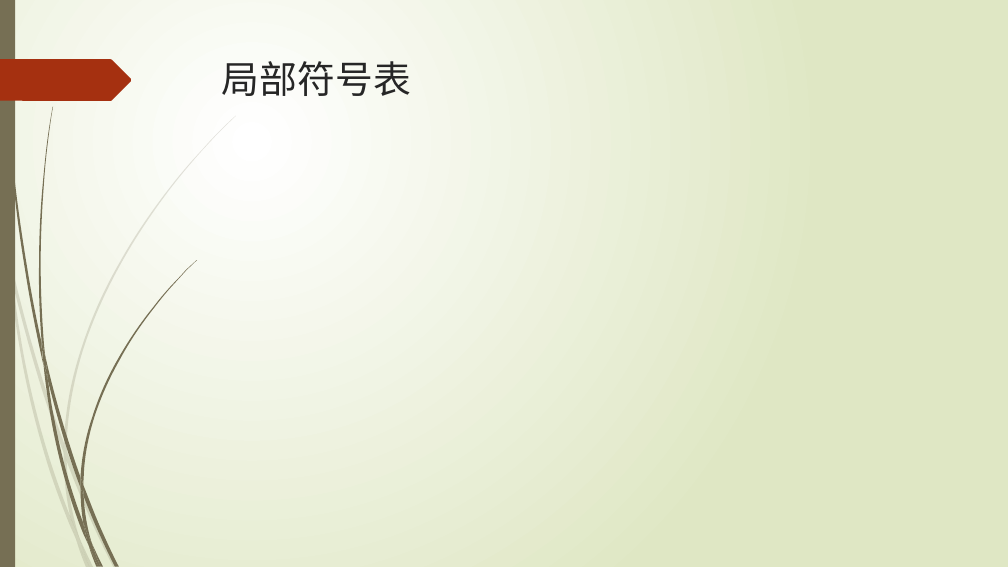
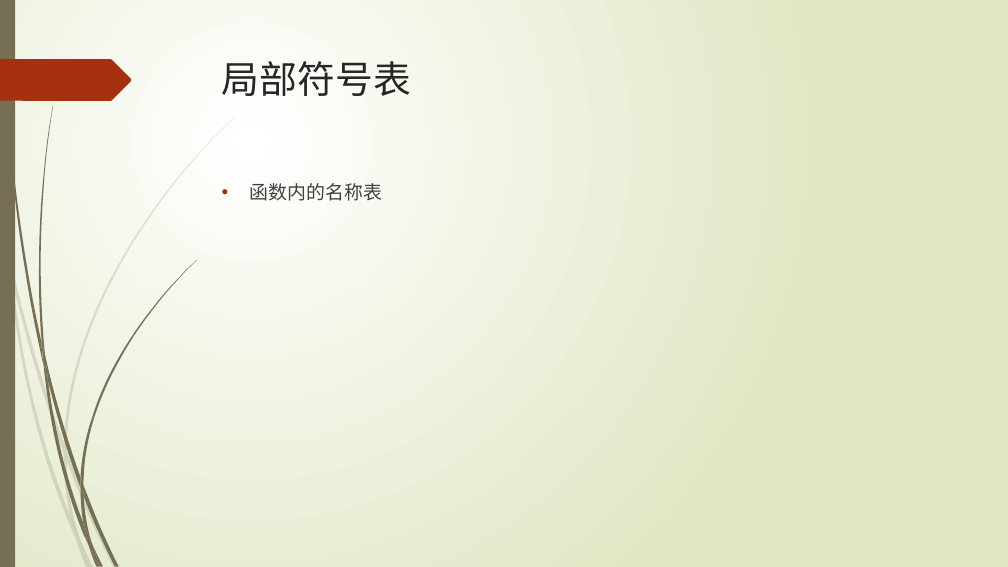
Before and after one commit to lspgithublxh/document, a slide deck: slide 24 of 编程语言/python/Python基础入门知识分享.pptx. Drawn at 1008x567 pixels with LibreOffice and Linux fonts; fonts in the diff are those of the drawing. Boxes give left, top, right and bottom in pixels: in the first picture for what was removed or moved away, otherwise in the second. Text is boxed around its words. In the diff, an @@ line names an element or a change of style, - is before the commit and + after.

```diff
--- a/编程语言/python/Python基础入门知识分享.pptx
+++ b/编程语言/python/Python基础入门知识分享.pptx
@@ text added at box(250, 183, 382, 201), 18 pt, text #404040 @@
+• 函数内的名称表
```
Also in this commit, not shown: 2 other slides changed, 1 slide added, 1 other file.
